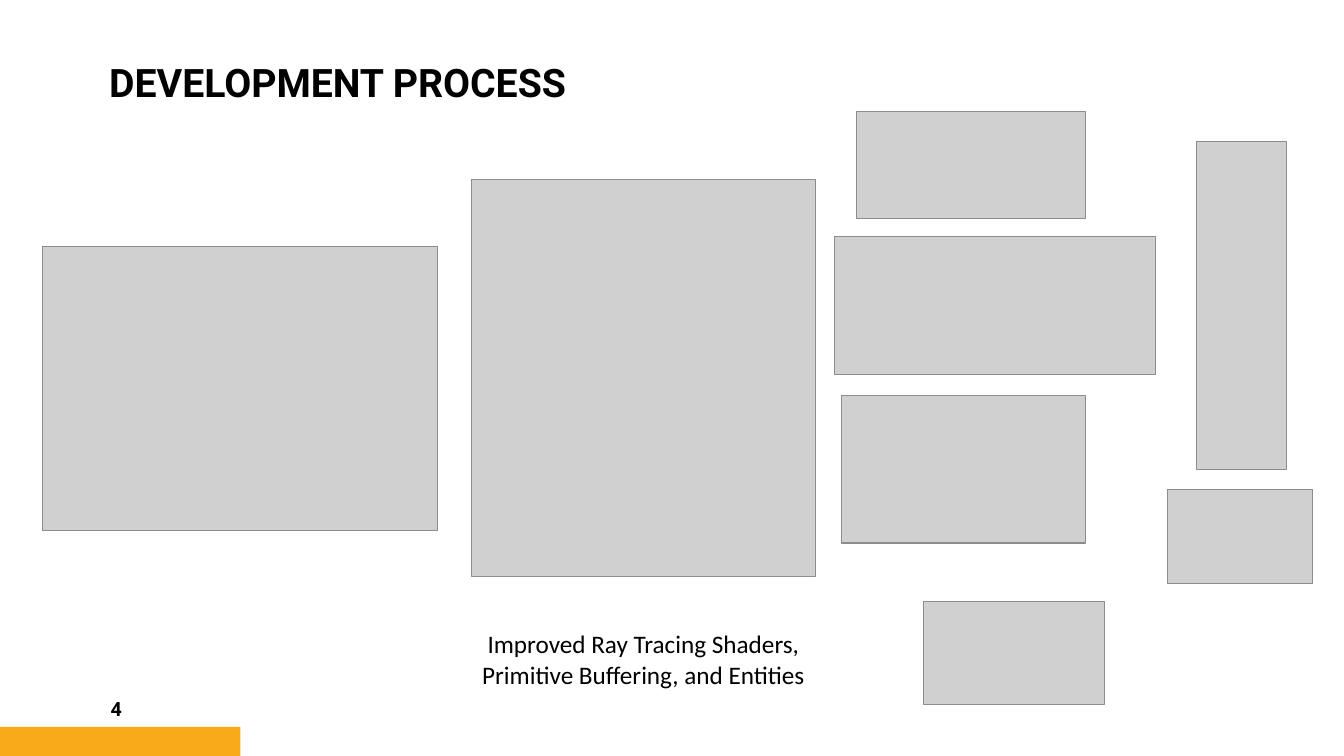
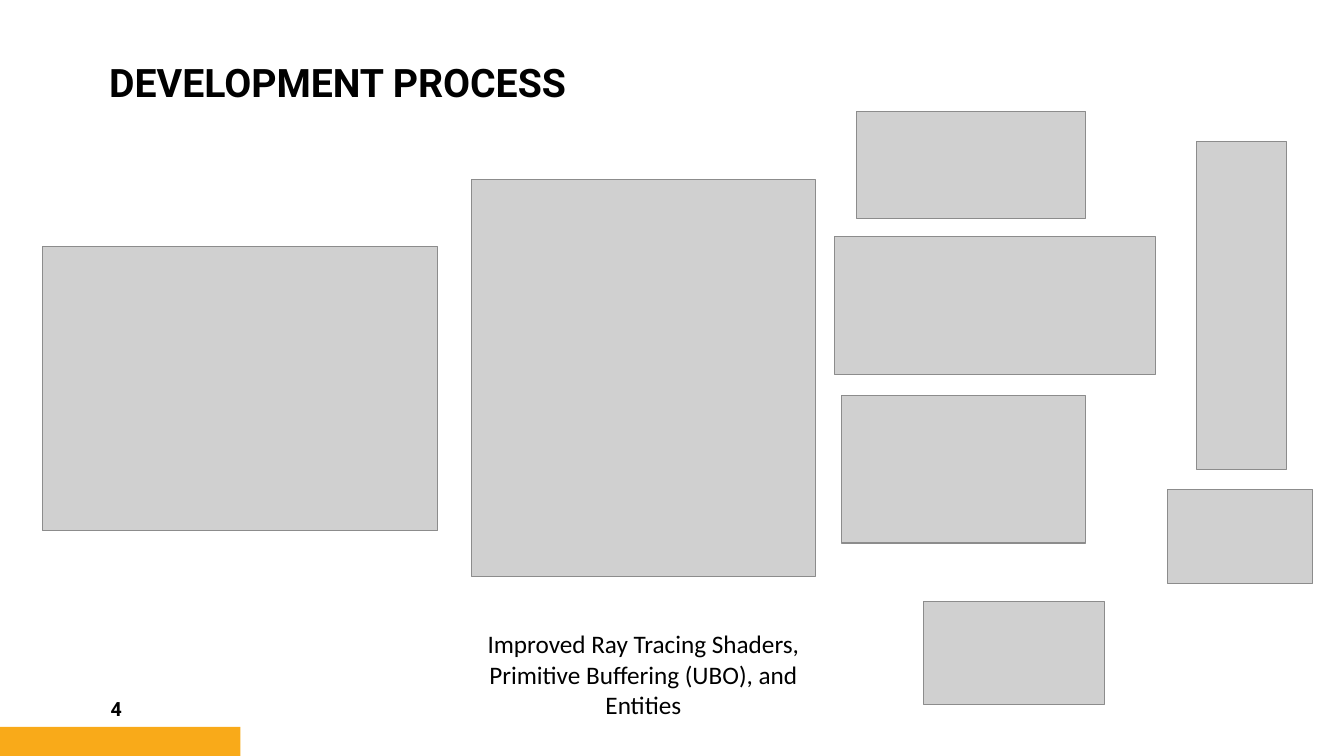
Before and after one commit to cjarek123/cjarek123.github.io, a slide deck: slide 4 of CG_FinalProject.pptx. Drawn at 1344x756 pixels with LibreOffice and Linux fonts; fonts in the diff are those of the drawing; grey boxes stand for pictures; background and template pictures are left out. Boxes give left, top, right and bottom in pixels: in the first picture for what was removed or moved away, otherwise in the second. Text is boxed around its words. In the diff, an @@ line names an element or a change of style, - is before the commit and + after.

```diff
--- a/CG_FinalProject.pptx
+++ b/CG_FinalProject.pptx
@@ text at bbox=[488, 635, 799, 714]: text changed @@
-Improved Ray Tracing Shaders, Primitive Buffering, and Entities
+Improved Ray Tracing Shaders, Primitive Buffering (UBO), and Entities
```
Also in this commit, not shown: 1 other slide changed, 30 other files.
